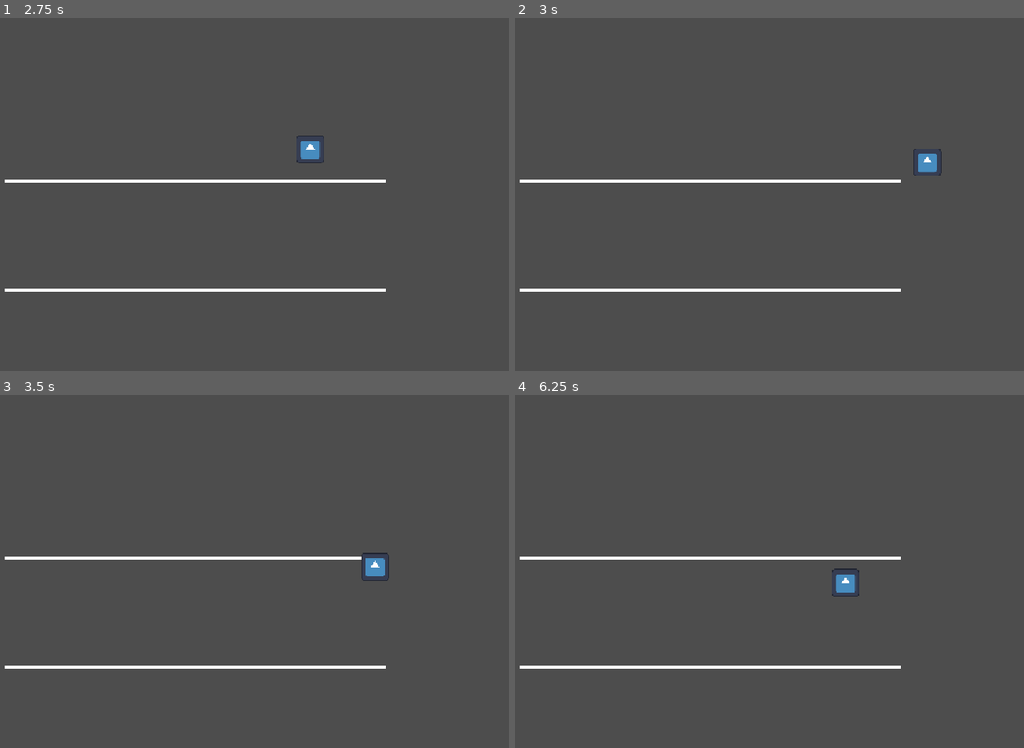
Above: before the commit, frames 1-4 (two rows, left to right).
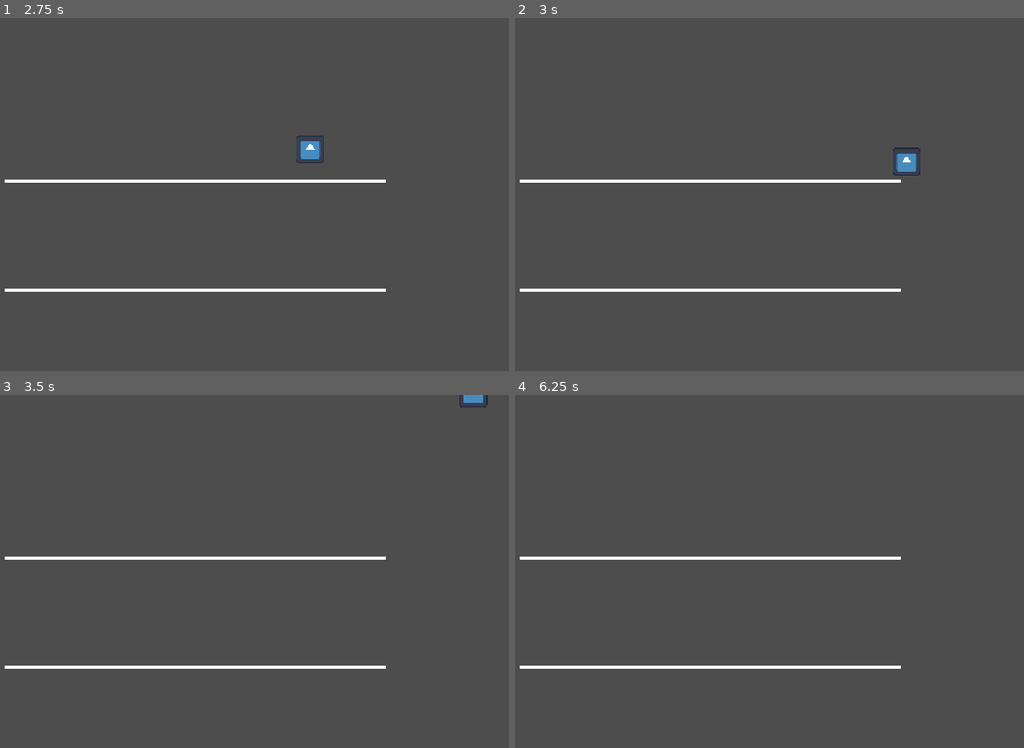
Above: after the commit, the same moments.

Repository: kadesole22/MHACKS
Game: Godot game, scene res://MHacks26_Game.tscn
The game is run twice, just before and just after one commit, with the same random seed, the same clock (stepped at 60 frames per second) and the same inputs. The engine's default icon, where the game draws it, is replaced by a stand-in: a white triangle on a blue panel in a dark square.
Inputs (mouse positions are in pixels of both pictures, inside the frame that each line leads up to):
- Up to frame 1 (2.75 s): move the mouse to (330, 176) at 0.52 s; hold D (move_right) 0.53-2.03 s; click (330, 176) at 0.6 s; tap Space (jump) at 0.77, 0.8, 1.07, 1.35, 1.52, 1.82, 2.3 s; move the mouse to (71, 212) at 1.27 s; click (71, 212) at 1.55 s; move the mouse to (259, 116) at 2.02 s; hold A (move_left) from 2.03 s (still down); click (259, 116) at 2.1 s
- Up to frame 2 (3 s): move the mouse to (677, 265) at 2.77 s; release A (move_left) at 2.78 s; hold D (move_right) from 2.78 s (still down); click (677, 265) at 2.85 s
- Up to frame 3 (3.5 s): keep holding D (move_right); tap Space (jump) at 3.02, 3.32 s
- Up to frame 4 (6.25 s): move the mouse to (896, 624) at 3.52 s; tap Space (jump) at 3.6, 3.77, 4.07, 4.52, 4.82, 5.3, 5.85, 6.02 s; move the mouse to (520, 518) at 4.27 s; release D (move_right) at 4.28 s; hold A (move_left) 4.28-5.03 s; click (520, 518) at 4.35 s; move the mouse to (744, 571) at 5.02 s; hold D (move_right) 5.03-5.78 s; click (744, 571) at 5.1 s; tap Enter at 5.75 s; move the mouse to (616, 483) at 5.77 s; hold A (move_left) from 5.78 s (still down); click (616, 483) at 6.05 s

Frame 1 is identical in both runs. In frame 2, 0.5% of the frame differs, in the area x 74-84%, y 36-45%; in frame 3, 0.4%; in frame 4, 0.3%.

Commit message:
added grapple logic and double jump

Diff:
--- a/game/grapple_hook.gd
+++ b/game/grapple_hook.gd
@@ -3,14 +3,19 @@
 
 signal hooked(point)
 signal missed
+signal expired
 
 
 const SPEED = 1200.0
 const MAX_DISTANCE = 450.0
+const GRAPPLE_DURATION = 2.0
 
 var direction = Vector2.ZERO
 var start_position = Vector2.ZERO
 var active = false
+
+var is_hooked = false
+var grapple_time_remaining = 0.0
 
 
 func launch(from_position, launch_direction):
@@ -24,19 +29,36 @@
 	if not active:
 		return
 
+
+	# If we're already hooked, count down.
+	if is_hooked:
+		grapple_time_remaining -= delta
+
+		if grapple_time_remaining <= 0.0:
+			active = false
+			expired.emit()
+			queue_free()
+
+		return
+
+
 	# Move the grapple forward.
 	global_position += direction * SPEED * delta
+
 
 	# Check everything our circular hitbox is currently touching.
 	for body in get_overlapping_bodies():
 		if body.is_in_group("one_way_platforms"):
-			active = false
+
+			# Grapple is now attached.
+			is_hooked = true
+			grapple_time_remaining = GRAPPLE_DURATION
 
 			# Tell the player where the grapple connected.
 			hooked.emit(global_position)
 
-			queue_free()
 			return
+
 
 	# If we travelled 450 pixels without hitting terrain, disappear.
 	if global_position.distance_to(start_position) >= MAX_DISTANCE:
--- a/game/player.gd
+++ b/game/player.gd
@@ -4,6 +4,10 @@
 const SPEED = 300.0
 const JUMP_VELOCITY = -700.0
 const GRAVITY = 1100.0
+
+# Jump settings
+const MAX_JUMPS = 2
+var jumps_remaining = MAX_JUMPS
 
 # Grapple settings
 const GRAPPLE_ACCELERATION = 2500.0
@@ -54,9 +58,14 @@
 		if not is_on_floor():
 			velocity.y += GRAVITY * delta
 
-		# Jump
-		if Input.is_action_just_pressed("jump") and is_on_floor():
+		# Reset jumps when standing on a surface
+		if is_on_floor():
+			jumps_remaining = MAX_JUMPS
+
+		# Jump / double jump
+		if Input.is_action_just_pressed("jump") and jumps_remaining > 0:
 			velocity.y = JUMP_VELOCITY
+			jumps_remaining -= 1
 
 		# Left/right movement
 		var direction = Input.get_axis("move_left", "move_right")
@@ -100,6 +109,7 @@
 	# Listen for whether it hits terrain or misses.
 	hook.hooked.connect(_on_grapple_hooked)
 	hook.missed.connect(_on_grapple_missed)
+	hook.expired.connect(_on_grapple_expired)
 
 	current_hook = hook
 
@@ -137,3 +147,8 @@
 
 	if is_instance_valid(platform):
 		remove_collision_exception_with(platform)
+
+
+func _on_grapple_expired():
+	current_hook = null
+	is_grappling = false
Not shown, changed: game/export_presets.cfg
Not shown, removed: game/stdb.gd.uid
